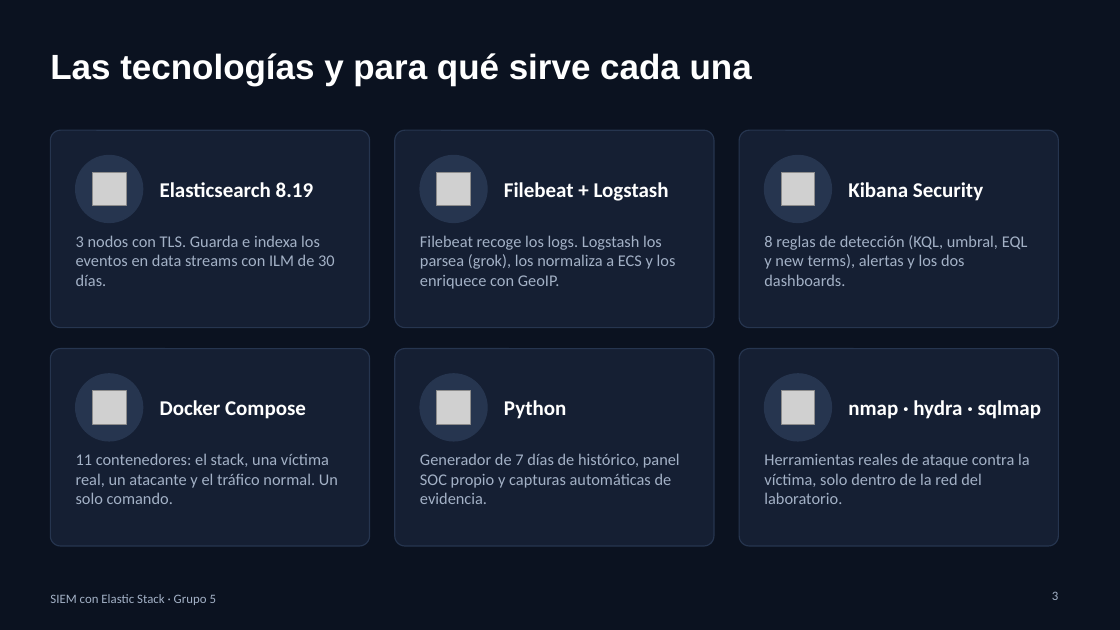
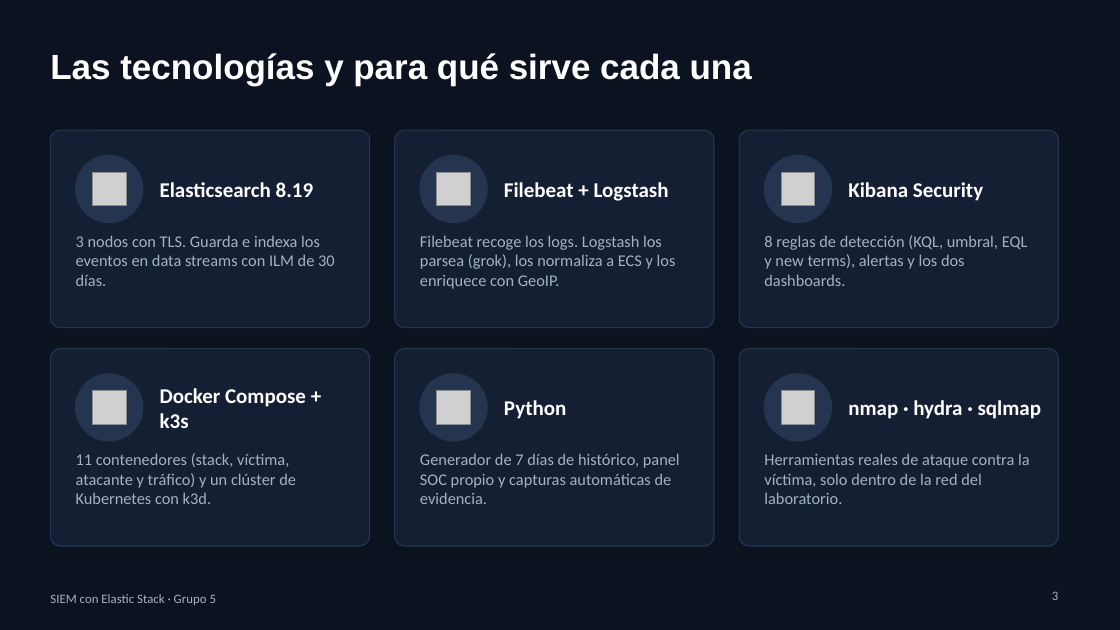
Before and after one commit to ballesterossmartsolutionssas/siem-elastic-grupo5, a slide deck: slide 3 of diapositivas/SIEM-Grupo5.pptx. Drawn at 1120x630 pixels with LibreOffice and Linux fonts; fonts in the diff are those of the drawing; grey boxes stand for pictures. Boxes give left, top, right and bottom in pixels: in the first picture for what was removed or moved away, otherwise in the second. Text is boxed around its words. In the diff, an @@ line names an element or a change of style, - is before the commit and + after.

Commit message:
Kubernetes como cuarta fuente, demo grabada con subtítulos y evidencias de ILM y errores
- kubernetes/ y scripts/kubernetes.sh: k3s con k3d en la red del SIEM, app de ejemplo y Filebeat como DaemonSet
- logstash/pipeline/50-k8s.conf: logs de los pods a logs-siem.k8s-default con metadatos y HTTP parseado
- scripts/grabar-demo.py: demo grabada sin audio, con subtítulos por parte (diapositivas/demo-SIEM-Grupo5.mp4)
- scripts/capturas.py: R8.1 ILM en warm/cold, R8.2 Kubernetes y R8.3 índice de errores
- Panel: fuente k8s en el stream; la prueba de ILM no cuenta como fuente; R8.8 no cuenta la demo
- Evaluación del dashboard ejecutivo con personas no técnicas (R8.6)
- Diapositivas, guion y README ajustados a la demo en video y a Kubernetes

```diff
--- a/diapositivas/SIEM-Grupo5.pptx
+++ b/diapositivas/SIEM-Grupo5.pptx
@@ text at bbox=[160, 388, 306, 428]: text changed @@
-Docker Compose
+Docker Compose + k3s
@@ text at bbox=[76, 453, 296, 504]: text changed @@
-11 contenedores: el stack, una víctima real, un atacante y el tráfico normal. Un solo comando.
+11 contenedores (stack, víctima, atacante y tráfico) y un clúster de Kubernetes con k3d.
```
Also in this commit, not shown: 5 other slides changed, 26 other files.
